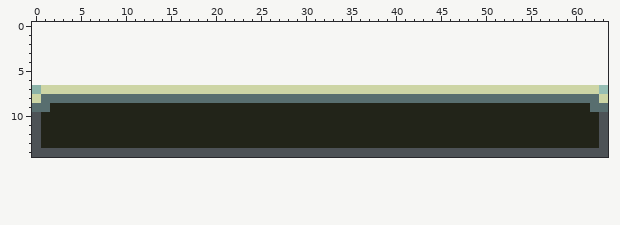
Pixel-art file: Assets/Sprites/UI/BottomFrame.aseprite. Above: the version before the commit.
64x8 pixels, 1 frame. The old version is drawn lined up with the new one, on the new canvas.
Now the later version:
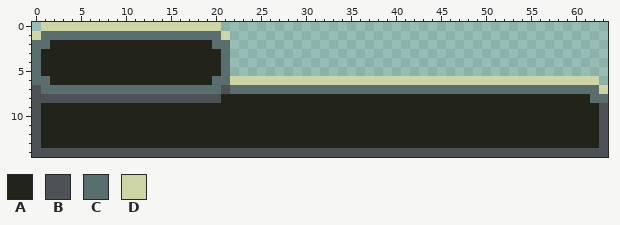
Palette (. is transparent): A #222419  B #4d5256  C #586e6f  D #cdd5a5
The exact change:
canvas 64x8 -> 64x15, the old top-left corner now at 0,7
@@ x 0..63 @@
- 0 ................................................................
- 1 ................................................................
- 2 ................................................................
- 3 ................................................................
- 4 ................................................................
- 5 ................................................................
- 6 ................................................................
- 7 .DDDDDDDDDDDDDDDDDDDDDDDDDDDDDDDDDDDDDDDDDDDDDDDDDDDDDDDDDDDDDD.
- 8 DCCCCCCCCCCCCCCCCCCCCCCCCCCCCCCCCCCCCCCCCCCCCCCCCCCCCCCCCCCCCCCD
- 9 CCAAAAAAAAAAAAAAAAAAAAAAAAAAAAAAAAAAAAAAAAAAAAAAAAAAAAAAAAAAAACC
+ 0 .DDDDDDDDDDDDDDDDDDDD...........................................
+ 1 DCCCCCCCCCCCCCCCCCCCCD..........................................
+ 2 CCAAAAAAAAAAAAAAAAAACC..........................................
+ 3 CAAAAAAAAAAAAAAAAAAAAC..........................................
+ 4 CAAAAAAAAAAAAAAAAAAAAC..........................................
+ 5 CAAAAAAAAAAAAAAAAAAAAC..........................................
+ 6 CCAAAAAAAAAAAAAAAAAACCDDDDDDDDDDDDDDDDDDDDDDDDDDDDDDDDDDDDDDDDD.
+ 7 BCCCCCCCCCCCCCCCCCCCCBCCCCCCCCCCCCCCCCCCCCCCCCCCCCCCCCCCCCCCCCCD
+ 8 BBBBBBBBBBBBBBBBBBBBBAAAAAAAAAAAAAAAAAAAAAAAAAAAAAAAAAAAAAAAAACC
+ 9 BAAAAAAAAAAAAAAAAAAAAAAAAAAAAAAAAAAAAAAAAAAAAAAAAAAAAAAAAAAAAAAB
 10 BAAAAAAAAAAAAAAAAAAAAAAAAAAAAAAAAAAAAAAAAAAAAAAAAAAAAAAAAAAAAAAB
Changed places in both pictures, as pixel boxes (x1, y1, x2, y2):
changed: (32, 22, 608, 112)
